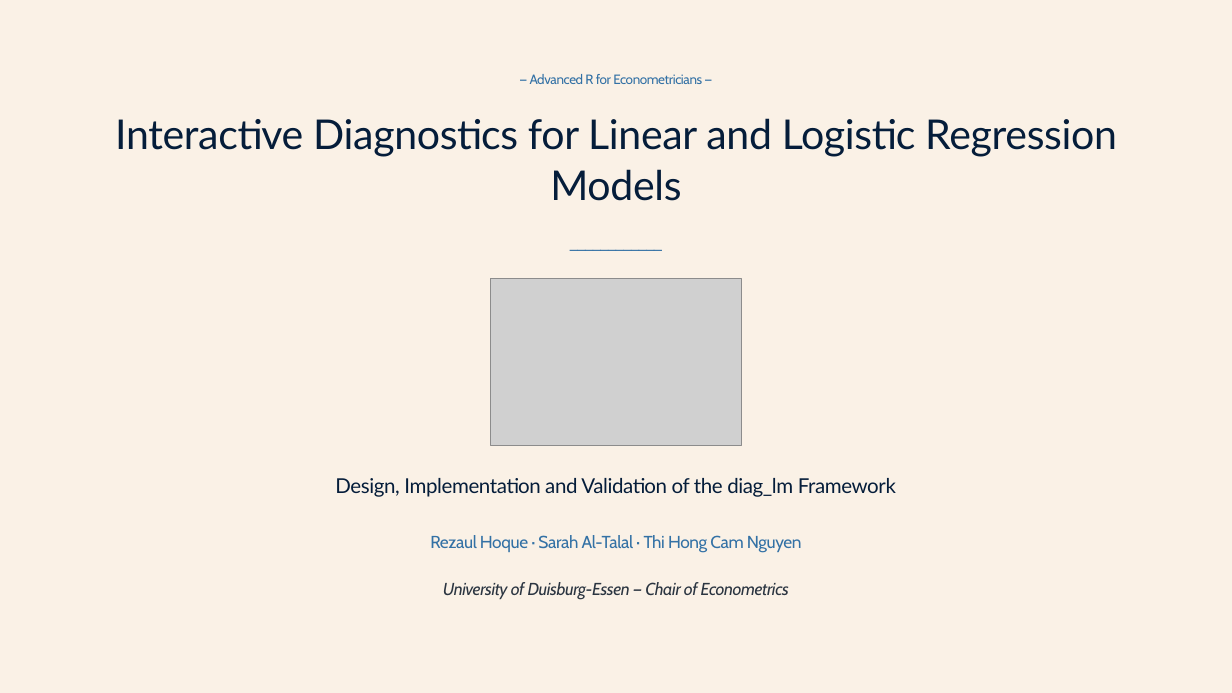
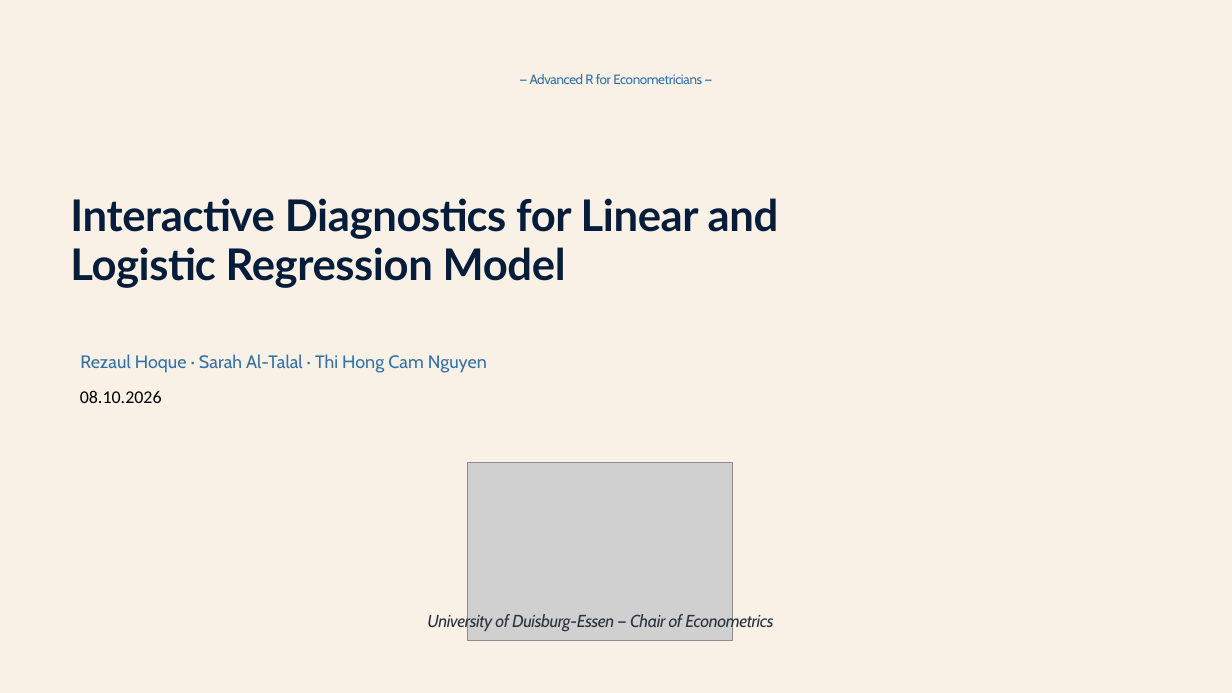
Before and after one commit to Anindo21/AdvancedR, a slide deck: slide 1 of presentation/Advanced_R_Presentation.pptx. Drawn at 1232x693 pixels with LibreOffice and Linux fonts; fonts in the diff are those of the drawing; grey boxes stand for pictures; background and template pictures are left out. Boxes give left, top, right and bottom in pixels: in the first picture for what was removed or moved away, otherwise in the second. Text is boxed around its words. In the diff, an @@ line names an element or a change of style, - is before the commit and + after.

```diff
--- a/presentation/Advanced_R_Presentation.pptx
+++ b/presentation/Advanced_R_Presentation.pptx
@@ text at (x1=70, y1=198, x2=779, y2=288): text changed; size 32 to 34 pt; bold on @@
-Interactive Diagnostics for Linear and Logistic Regression Models
+Interactive Diagnostics for Linear and Logistic Regression Model
@@ text removed at (x1=40, y1=237, x2=1192, y2=259) @@
-────────────
@@ text added at (x1=80, y1=354, x2=487, y2=373), 14 pt, text #3371A5 @@
+Rezaul Hoque · Sarah Al-Talal · Thi Hong Cam Nguyen
@@ text added at (x1=80, y1=390, x2=162, y2=403), 14 pt, text #000000 @@
+08.10.2026
@@ text removed at (x1=335, y1=478, x2=896, y2=497) @@
-Design, Implementation and Validation of the diag_lm Framework
@@ picture resized from (x1=491, y1=279, x2=741, y2=445) to (x1=468, y1=463, x2=733, y2=641) @@
@@ text at (x1=430, y1=535, x2=802, y2=553): paragraph removed @@
-Rezaul Hoque · Sarah Al-Talal · Thi Hong Cam Nguyen
@@ text "University of Duisburg-Essen — Chair ..." moved from (x1=430, y1=535, x2=802, y2=600) to (x1=427, y1=613, x2=773, y2=632) @@
```
Also in this commit, not shown: 16 other slides changed, 12 slides added, 5 other files.
